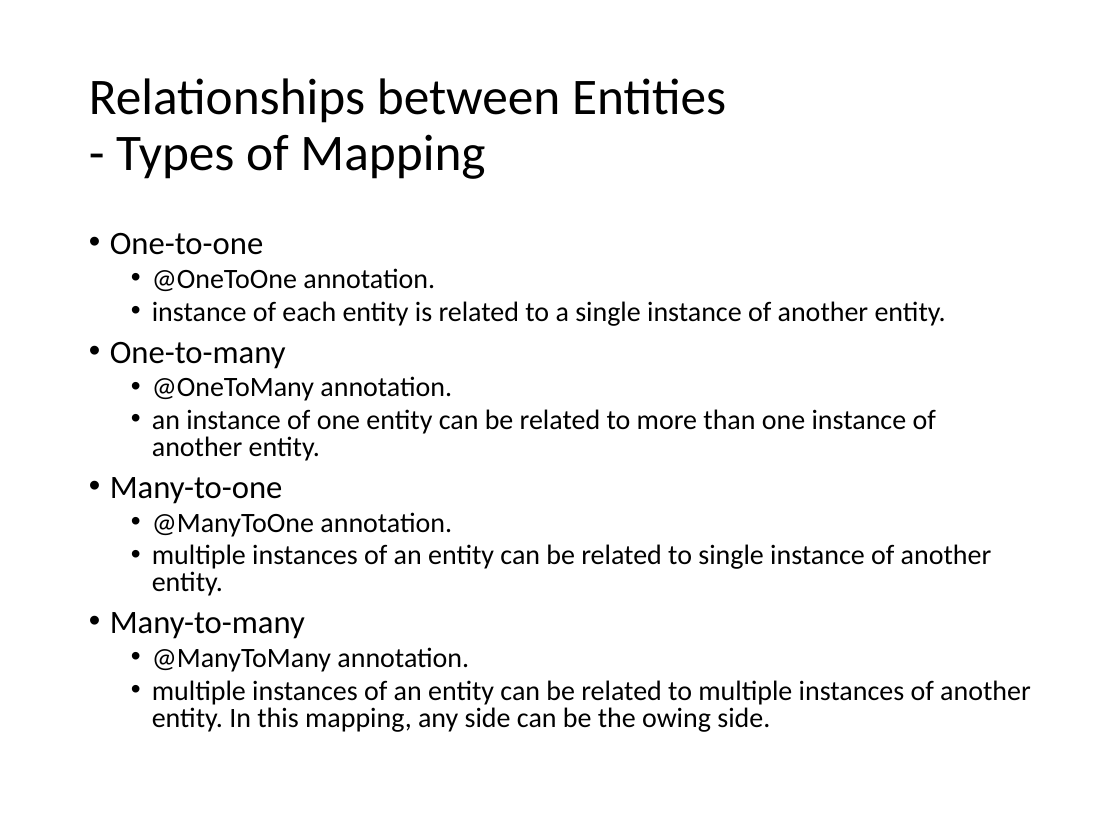
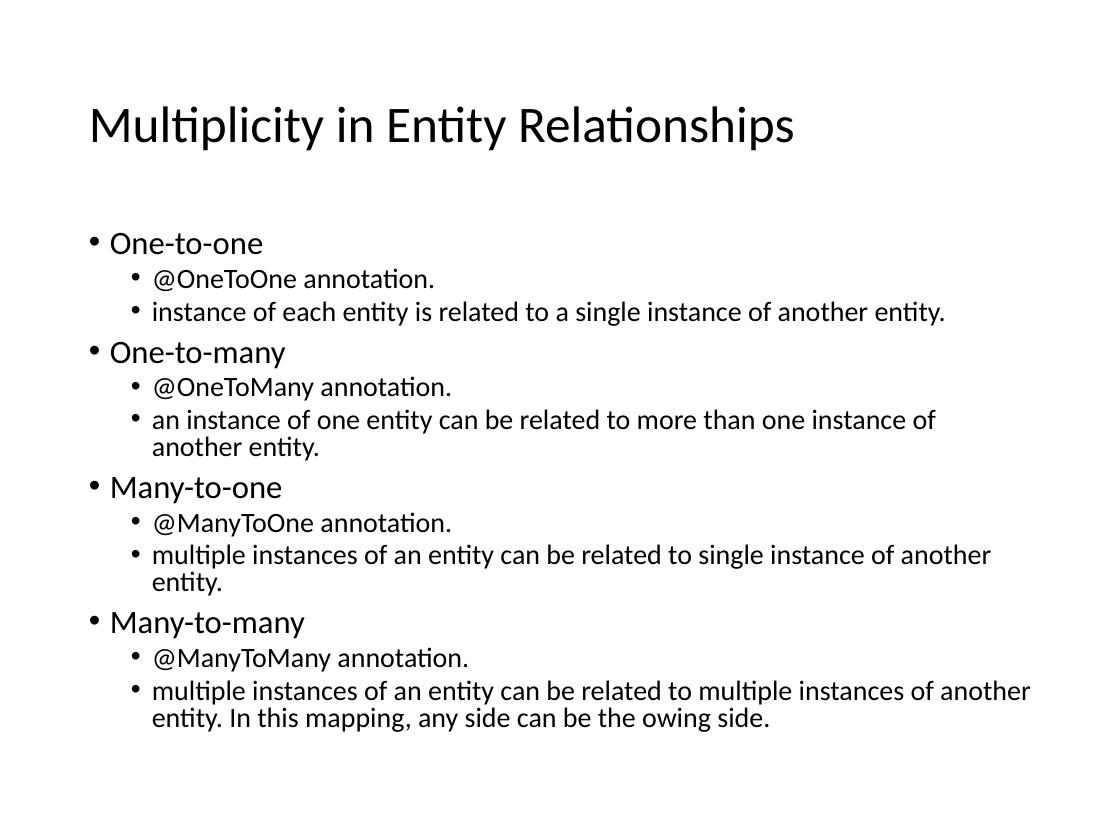
Before and after one commit to lawren43/mytest-repo, a slide deck: slide 19 of test-springmvc/doc/1.JPA Introduction.pptx (slide 17 before the commit). Drawn at 1120x840 pixels with LibreOffice and Linux fonts; fonts in the diff are those of the drawing. Boxes give left, top, right and bottom in pixels: in the first picture for what was removed or moved away, otherwise in the second. Text is boxed around its words. In the diff, an @@ line names an element or a change of style, - is before the commit and + after.

```diff
--- a/test-springmvc/doc/1.JPA Introduction.pptx
+++ b/test-springmvc/doc/1.JPA Introduction.pptx
@@ title at (x1=89, y1=106, x2=794, y2=151): text changed @@
-Relationships between Entities
-- Types of Mapping
+Multiplicity in Entity Relationships
```
Also in this commit, not shown: 4 other slides changed, 2 slides added, 64 slides removed, 1 other file.
